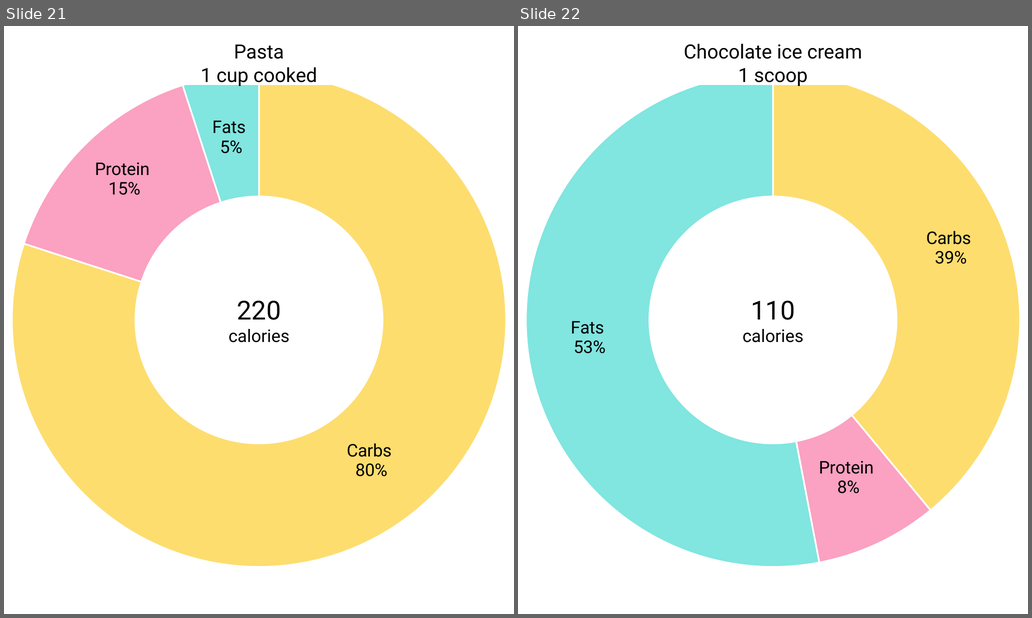
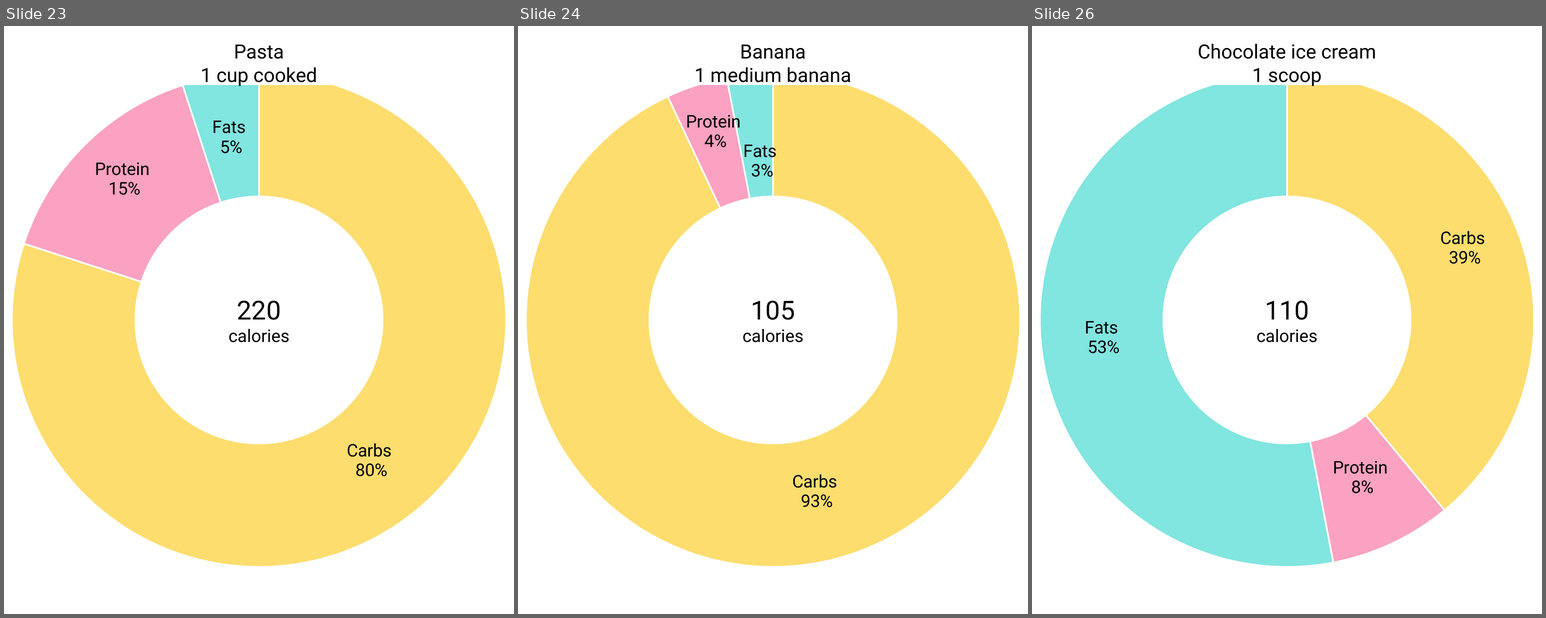
Before and after one commit to nicetats/macromania, a slide deck: Images/NutritionLabels/FoodTrackerPercentages.pptx. Shown side by side, each under a label of ours: slides 21 and 22 before the commit, slides 23, 24 and 26 after it; the slides between them are not shown. The pictures are 1032x618 and 1546x618 pixels, drawn with LibreOffice and Linux fonts; fonts in the diff are those of the drawing. Boxes give left, top, right and bottom in pixels: in the first picture for what was removed or moved away, otherwise in the second. Text is boxed around its words. In the diff, an @@ line names an element or a change of style, - is before the commit and + after.

Commit message:
Added food labels to fats and carbs

```diff
--- a/Images/NutritionLabels/FoodTrackerPercentages.pptx
+++ b/Images/NutritionLabels/FoodTrackerPercentages.pptx
@@ slide 24 added at (x1=518, y1=26, x2=1028, y2=614), background #FFFFFF @@
@@ doughnut chart added at (x1=518, y1=26, x2=1028, y2=614) @@
+categories: Carbs, Protein, Fats
+Series 1: 0.93, 0.04, 0.03
@@ rectangle added at (x1=636, y1=41, x2=910, y2=84), fill #FFFFFF, outline #FFFFFF 1 pt, 18 pt, text #000000 @@
+Banana
+1 medium banana
@@ text added at (x1=742, y1=300, x2=804, y2=342), 16 pt, text #000000 @@
+105
+calories
@@ what was slide 21 is now slide 23 @@
@@ what was slide 22 is now slide 26 @@
```
Also in this commit, not shown: 3 other slides added, 9 other files.
